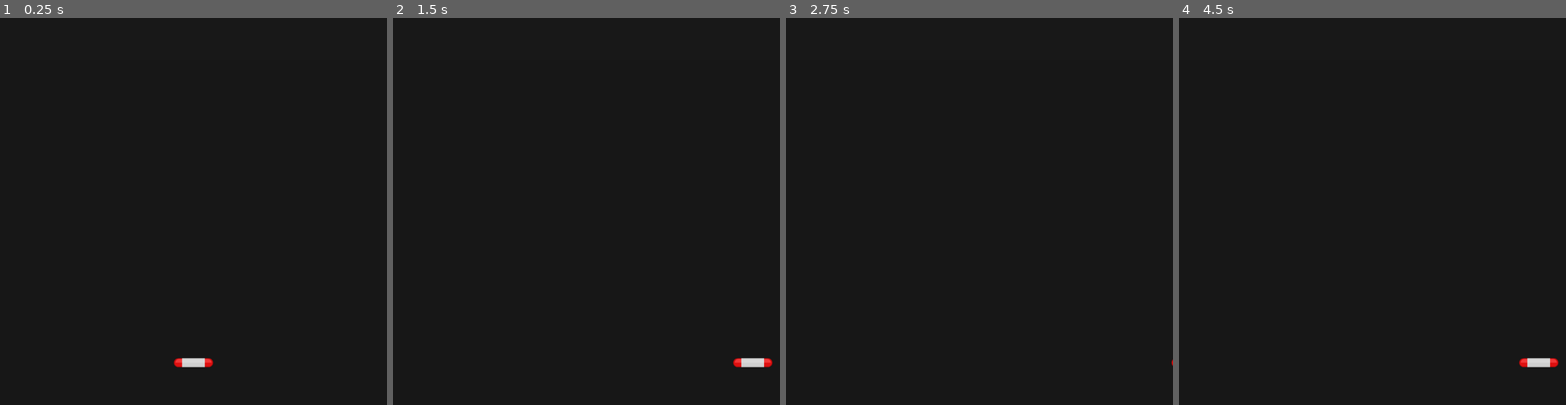
Above: before the commit, frames 1-4 (left to right).
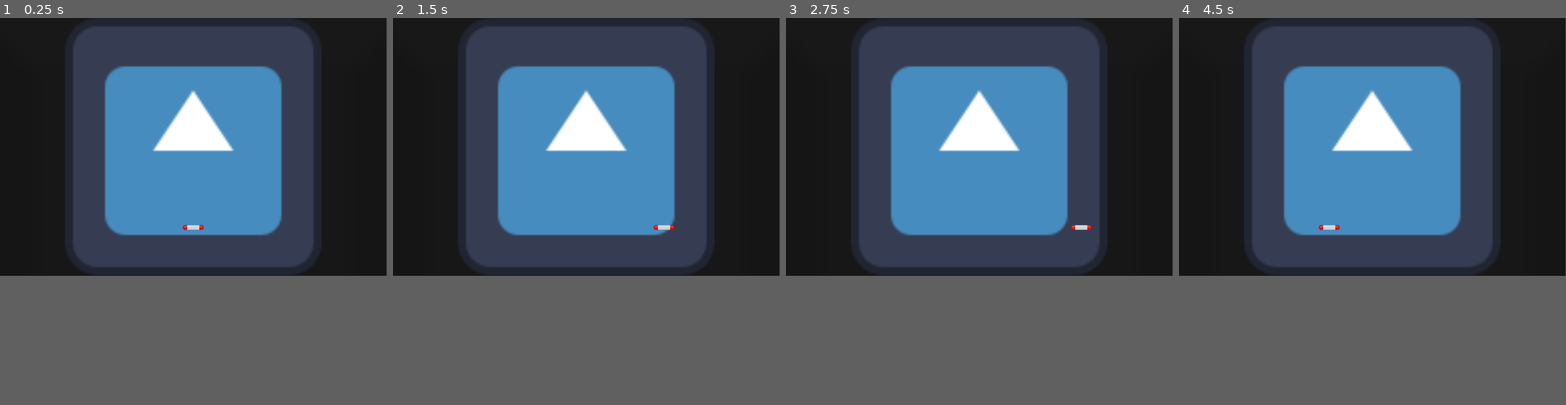
Above: after the commit, the same moments.

Repository: retro-dev-chuck/KenneyJam-Power2025
Game: Godot game, scene res://Sc_Game.tscn
Two runs of this game, one before a commit and one after it. Both use one fixed random seed, a clock stepped at 60 frames per second and the inputs below. The engine's default icon, where the game draws it, is replaced by a stand-in: a white triangle on a blue panel in a dark square.
Inputs (mouse positions are in pixels of both pictures, inside the frame that each line leads up to):
- Up to frame 1 (0.25 s): no input
- Up to frame 2 (1.5 s): tap Enter at 0.5 s; move the mouse to (671, 192) at 0.52 s; hold D (Right) 0.53-1.28 s; tap Space at 1.25 s; move the mouse to (509, 230) at 1.27 s; hold A (Left) from 1.28 s (still down)
- Up to frame 3 (2.75 s): tap Enter at 2 s; move the mouse to (1018, 126) at 2.02 s; release A (Left) at 2.03 s; hold D (Right) from 2.03 s (still down)
- Up to frame 4 (4.5 s): tap Space at 2.75, 4.25 s; move the mouse to (1353, 288) at 2.77 s; tap Enter at 3.5 s; move the mouse to (1488, 269) at 3.52 s; release D (Right) at 3.53 s; hold A (Left) from 3.53 s (still down); move the mouse to (1256, 153) at 4.27 s
In our replay, the window is 800x800 before the commit and 799x533 after it. These sizes can differ from the game's own. Grey fills any space a smaller window leaves; there, only what the larger window draws over its background counts as a difference.

The runs differ from the first frame. In frame 1, 43% of the frame differs, in the area x 16-83%, y 0-91%; in frame 2, 43%; in frame 3, 43%; in frame 4, 43%.

Commit message:
Added room constraints for paddle

Diff:
--- a/BallsAndPaddles/PlayerMovement.gd
+++ b/BallsAndPaddles/PlayerMovement.gd
@@ -2,6 +2,13 @@
 
 @export var character_body: CharacterBody2D
 @export var speed = 800.0
+
+var min: float = Room.min_default
+var max: float = Room.max_default
+
+func _ready() -> void:
+	RoomManager.room_updated.connect(_on_room_updated)
+	_on_room_updated(null)
 
 func _physics_process(delta: float) -> void:
 	var direction := Input.get_axis("Left", "Right")
@@ -10,4 +17,18 @@
 	else:
 		character_body.velocity.x = move_toward(character_body.velocity.x, 0, speed)
 
+	if character_body.velocity.x > 0 and character_body.position.x + character_body.velocity.x * delta > max:
+		character_body.velocity.x = 0
+
+	if character_body.velocity.x < 0 and character_body.position.x + character_body.velocity.x * delta < min:
+		character_body.velocity.x = 0
 	character_body.move_and_slide()
+
+func _on_room_updated(room: Room) -> void:
+	if room:
+		min = room.get_min()
+		max = room.get_max()
+	else:
+		min = Room.min_default
+		max = Room.max_default
+	push_error(str(min) + "=" + str(max))
--- a/BallsAndPaddles/Sc_Player_paddle.tscn
+++ b/BallsAndPaddles/Sc_Player_paddle.tscn
@@ -1,16 +1,31 @@
-[gd_scene load_steps=4 format=3 uid="uid://qlr6k53fxjyt"]
+[gd_scene load_steps=9 format=3 uid="uid://qlr6k53fxjyt"]
 
+[ext_resource type="Script" uid="uid://0eyhqkbw2wv5" path="res://Combat/CombatBody2D.gd" id="1_e5ack"]
 [ext_resource type="Texture2D" uid="uid://bksd2qe7a4gj5" path="res://BallsAndPaddles/paddleRed.png" id="1_jdm2c"]
 [ext_resource type="Script" uid="uid://bwpm01rk0u5pd" path="res://BallsAndPaddles/PlayerMovement.gd" id="1_wdxe4"]
+[ext_resource type="Script" uid="uid://c5ki1ap4l3f7" path="res://Combat/CombatManager.gd" id="3_tky23"]
+[ext_resource type="Script" uid="uid://c4smjm87hr6nn" path="res://Combat/Health.gd" id="4_bx4cc"]
+[ext_resource type="Script" uid="uid://dsl7qj5naceqa" path="res://Debug/DamageLogger.gd" id="6_e23t2"]
 
-[sub_resource type="RectangleShape2D" id="RectangleShape2D_wdxe4"]
-size = Vector2(104, 24)
+[sub_resource type="RectangleShape2D" id="RectangleShape2D_tky23"]
+
+[sub_resource type="Resource" id="Resource_e23t2"]
+script = ExtResource("4_bx4cc")
+amount = 5.0
+metadata/_custom_type_script = "uid://c4smjm87hr6nn"
 
 [node name="Player_Paddle" type="CharacterBody2D"]
+collision_layer = 0
+collision_mask = 0
 motion_mode = 1
 wall_min_slide_angle = 3.14159
 platform_on_leave = 2
 safe_margin = 0.2
+script = ExtResource("1_e5ack")
+metadata/_custom_type_script = "uid://0eyhqkbw2wv5"
+
+[node name="PlayerCollision" type="CollisionShape2D" parent="."]
+shape = SubResource("RectangleShape2D_tky23")
 
 [node name="PlayerMovement" type="Node2D" parent="." node_paths=PackedStringArray("character_body")]
 script = ExtResource("1_wdxe4")
@@ -20,5 +35,12 @@
 [node name="PaddleRed" type="Sprite2D" parent="."]
 texture = ExtResource("1_jdm2c")
 
-[node name="CollisionShape2D" type="CollisionShape2D" parent="."]
-shape = SubResource("RectangleShape2D_wdxe4")
+[node name="DamageLogger" type="Node2D" parent="." node_paths=PackedStringArray("combat_manager")]
+script = ExtResource("6_e23t2")
+combat_manager = NodePath("../CombatManager")
+metadata/_custom_type_script = "uid://dsl7qj5naceqa"
+
+[node name="CombatManager" type="Node2D" parent="."]
+script = ExtResource("3_tky23")
+health_res = SubResource("Resource_e23t2")
+metadata/_custom_type_script = "uid://c5ki1ap4l3f7"
--- /dev/null
+++ b/Combat/CombatBody2D.gd
@@ -0,0 +1,6 @@
+class_name CombatBody2d extends CharacterBody2D
+
+@export var combat_manager: CombatManager
+
+func damage(damage: Damage) -> void:
+	combat_manager.apply_damage(damage)
--- /dev/null
+++ b/Combat/CombatManager.gd
@@ -0,0 +1,22 @@
+class_name CombatManager extends Node2D
+
+signal on_damaged(amount: float)
+signal on_died(amount: float)
+
+@export var target: Node2D
+@export var health_res: Health
+
+var current_hp: Health
+
+func _ready() -> void:
+	current_hp = health_res.duplicate(true)
+
+func apply_damage(damage: Damage) -> void:
+	if current_hp.amount == 0:
+		return
+	var pre_amount: float = current_hp.amount
+	current_hp.amount = max(0, current_hp.amount - damage.amount)
+	if current_hp.amount == 0:
+		on_died.emit(pre_amount)
+	elif pre_amount != current_hp.amount:
+		on_damaged.emit(pre_amount - current_hp.amount)
--- /dev/null
+++ b/Combat/Damage.gd
@@ -0,0 +1,3 @@
+class_name Damage extends Resource
+
+@export var amount: float = 1.0
--- /dev/null
+++ b/Combat/Health.gd
@@ -0,0 +1,3 @@
+class_name Health extends Resource
+
+@export var amount: float = 1.0
--- /dev/null
+++ b/Debug/DamageLogger.gd
@@ -0,0 +1,11 @@
+class_name DamageLogger extends Node2D
+
+@export var combat_manager: CombatManager
+
+func _ready() -> void:
+	combat_manager.on_damaged.connect(_on_damaged)
+	if not combat_manager.owner:
+		push_error("Combat manager owner is null!")
+
+func _on_damaged(amount: float) -> void:
+	push_warning(combat_manager.target.name + " damaged " + String.num(amount, 1))
--- /dev/null
+++ b/Globals/RoomManagerSc.gd
@@ -0,0 +1,6 @@
+class_name RoomManagerSc extends Node2D
+
+signal room_updated(room: Room)
+
+func fire_room_updated(room: Room) -> void:
+	room_updated.emit(room)
--- /dev/null
+++ b/Room/Room.gd
@@ -0,0 +1,35 @@
+class_name Room extends Node2D
+
+enum RoomType{
+	Square = 0,
+	Wide = 1,
+	Narrow = 2
+}
+@export var room_type: RoomType = RoomType.Square
+@export var min_x: float = 0
+@export var max_x: float = 0
+
+const min_default: float = -560
+const max_default: float = 560
+
+func get_min() -> float:
+	match (room_type):
+		RoomType.Square:
+			return -560
+		RoomType.Wide:
+			return -750
+		RoomType.Narrow:
+			return -250
+	push_warning("Return default min val")
+	return -560
+
+func get_max() -> float:
+	match (room_type):
+		RoomType.Square:
+			return 560
+		RoomType.Wide:
+			return 750
+		RoomType.Narrow:
+			return 250
+	push_warning("Return default max val")
+	return 560
--- a/Sc_Game.tscn
+++ b/Sc_Game.tscn
@@ -1,7 +1,8 @@
-[gd_scene load_steps=3 format=3 uid="uid://70llbdht1p16"]
+[gd_scene load_steps=4 format=3 uid="uid://70llbdht1p16"]
 
 [ext_resource type="PackedScene" uid="uid://qlr6k53fxjyt" path="res://BallsAndPaddles/Sc_Player_paddle.tscn" id="1_k4ptf"]
 [ext_resource type="Texture2D" uid="uid://cisvittsinugx" path="res://Bricks/BrickSprites/element_grey_square.png" id="1_rtlr1"]
+[ext_resource type="Texture2D" uid="uid://b6bpchggjgbbr" path="res://icon.svg" id="2_awyda"]
 
 [node name="Game" type="Node2D"]
 
@@ -12,6 +13,11 @@
 scale = Vector2(100, 100)
 texture = ExtResource("1_rtlr1")
 
+[node name="SquareBG" type="Sprite2D" parent="RoomBg"]
+position = Vector2(0, -401)
+scale = Vector2(9.96, 9.96)
+texture = ExtResource("2_awyda")
+
 [node name="Player_Paddle" parent="." instance=ExtResource("1_k4ptf")]
 
 [node name="Camera2D" type="Camera2D" parent="."]
--- a/project.godot
+++ b/project.godot
@@ -15,10 +15,14 @@
 config/features=PackedStringArray("4.4", "GL Compatibility")
 config/icon="res://icon.svg"
 
+[autoload]
+
+RoomManager="*res://Globals/RoomManagerSc.gd"
+
 [display]
 
-window/size/viewport_width=1024
-window/size/viewport_height=1024
+window/size/viewport_width=1920
+window/size/viewport_height=1280
 
 [editor_plugins]
 
@@ -45,6 +49,13 @@
 ]
 }
 
+[layer_names]
+
+2d_physics/layer_2="Player"
+2d_physics/layer_3="Ball"
+2d_physics/layer_4="Enemy"
+2d_physics/layer_5="EnemyProjectile"
+
 [rendering]
 
 renderer/rendering_method="gl_compatibility"
Not shown, added: Combat/CombatBody2D.gd.uid
Not shown, added: Combat/CombatManager.gd.uid
Not shown, added: Combat/Damage.gd.uid
Not shown, added: Combat/Health.gd.uid
Not shown, added: Debug/DamageLogger.gd.uid
Not shown, added: Globals/RoomManagerSc.gd.uid
Not shown, added: Room/Room.gd.uid
